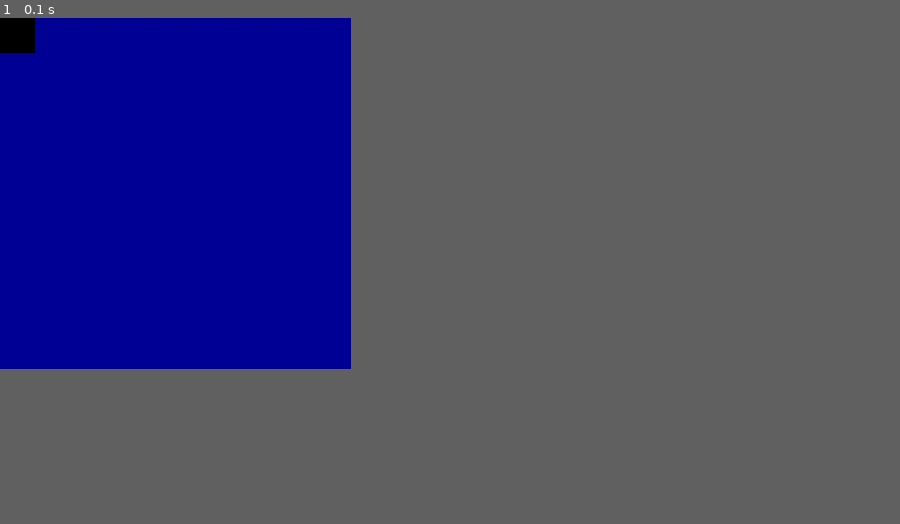
Above: before the commit, frame 1.
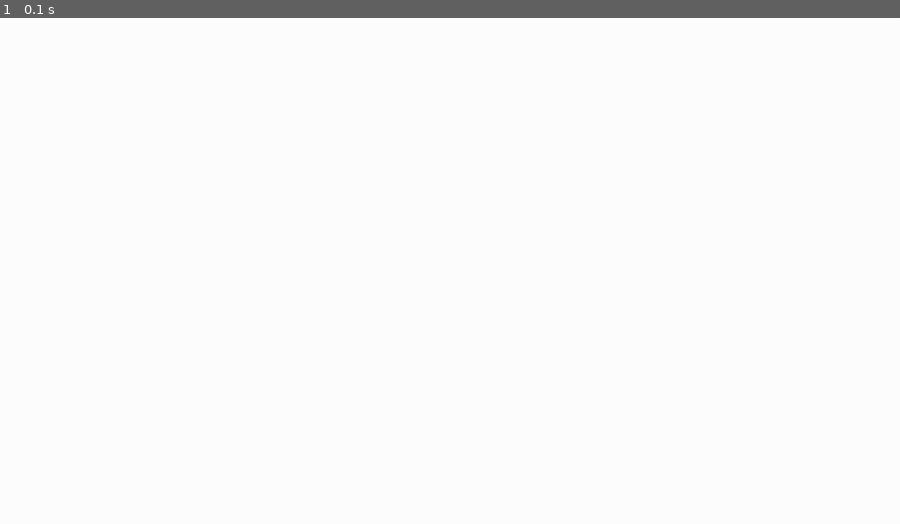
Above: after the commit, the same moment.

Repository: felbk/MinerFox---Pygame
Game: pygame game, started from Principal.py
Same seed, same stepped clock (60 frames per second), same inputs: the game is played once before the commit and once after it.
Inputs:
- Up to frame 1 (0.1 s): no input
In our replay, the window is 351x351 before the commit and 900x506 after it. These sizes can differ from the game's own. Grey fills any space a smaller window leaves; there, only what the larger window draws over its background counts as a difference.

The runs differ from the first frame. In frame 1, 27% of the frame differs, in the area x 0-39%, y 0-70%.

Commit message:
Cria tela fullscreen

Diff:
--- a/Grafico.py
+++ b/Grafico.py
@@ -2,9 +2,3 @@
 import pygame
 from pygame.locals import *
 from sys import exit
-
-def inicia_tela(L=int,A=int):
-    pygame.display.init()
-    tela = pygame.display.set_mode((L,A))
-
-    return tela
--- a/Principal.py
+++ b/Principal.py
@@ -1,3 +1,4 @@
+#==============IMPORTS===============
 from Grafico import *
 from Classes import *
 import pygame
@@ -6,18 +7,17 @@
 import random as rdm
 
 pygame.init()
-tela=inicia_tela(500,500)
-cor_tela= (0,0,150)
+tela = pygame.display.set_mode(pygame.display.get_desktop_sizes()[0],FULLSCREEN)
+
 play = True
-ch = Chão((0,0),50,50,tela)
 
 while play:
-    tela.fill(cor_tela)
-    pygame.draw.rect(tela,(0,0,0),(ch.x,ch.y,ch.L,ch.A))
     pygame.display.flip()
+    tela.fill((255,255,255))
 
+    #Analisa eventos
     for event in pygame.event.get():
         if event.type == QUIT:
-            play != play
+            play = False
+            pygame.quit()
             exit()
-        #if event.type == KEYDOWN:
